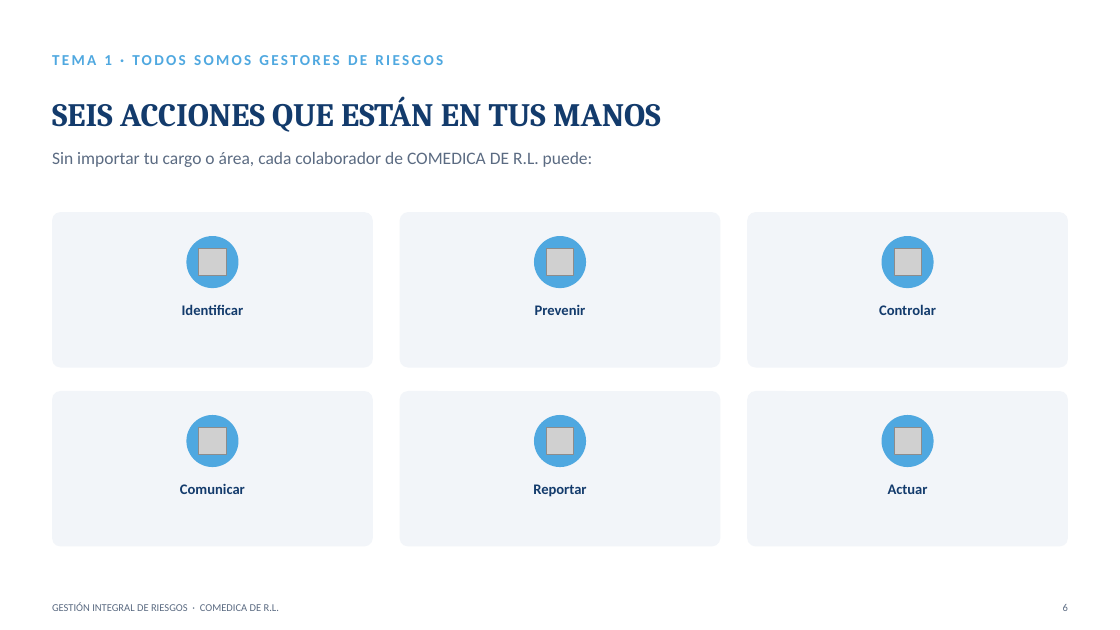
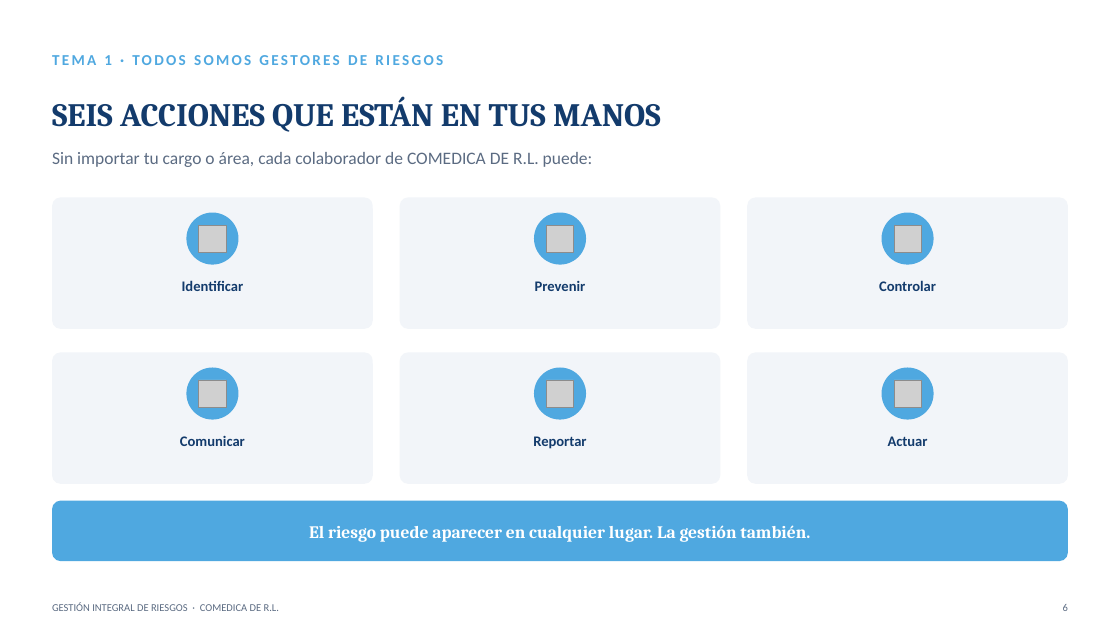
Before and after one commit to menjivar201280/riesgo, a slide deck: slide 6 of capacitacion-riesgos-2025/CAPACITACION_RIESGOS_2025.pptx. Drawn at 1120x630 pixels with LibreOffice and Linux fonts; fonts in the diff are those of the drawing; grey boxes stand for pictures. Boxes give left, top, right and bottom in pixels: in the first picture for what was removed or moved away, otherwise in the second. Text is boxed around its words. In the diff, an @@ line names an element or a change of style, - is before the commit and + after.

```diff
--- a/capacitacion-riesgos-2025/CAPACITACION_RIESGOS_2025.pptx
+++ b/capacitacion-riesgos-2025/CAPACITACION_RIESGOS_2025.pptx
@@ rounded rectangle: place and size @@
-rounded rectangle at (52, 212, 373, 367)
+rounded rectangle at (52, 197, 373, 329)
@@ rounded rectangle: place and size @@
-rounded rectangle at (400, 212, 721, 367)
+rounded rectangle at (400, 197, 721, 329)
@@ rounded rectangle: place and size @@
-rounded rectangle at (748, 212, 1069, 367)
+rounded rectangle at (748, 197, 1069, 329)
@@ 3 pictures, 3 texts, 3 ellipses: place and size @@
-3 pictures, 3 texts, 3 ellipses at (182, 236, 936, 315)
+3 pictures, 3 texts, 3 ellipses at (182, 213, 936, 291)
@@ rounded rectangle: place and size @@
-rounded rectangle at (52, 392, 373, 547)
+rounded rectangle at (52, 353, 373, 484)
@@ rounded rectangle: place and size @@
-rounded rectangle at (400, 392, 721, 547)
+rounded rectangle at (400, 353, 721, 484)
@@ proportions changed in 6 elements at (400, 197, 721, 329), (748, 197, 1069, 329), (52, 197, 373, 329), (52, 353, 373, 484), (400, 353, 721, 484), (748, 353, 1069, 484) @@
@@ rounded rectangle: place and size @@
-rounded rectangle at (748, 392, 1069, 547)
+rounded rectangle at (748, 353, 1069, 484)
@@ 3 texts, 3 ellipses: place and size @@
-3 texts, 3 ellipses at (180, 415, 933, 497)
+3 texts, 3 ellipses at (180, 368, 933, 449)
@@ 3 pictures: place and size @@
-3 pictures at (199, 428, 921, 455)
+3 pictures at (199, 380, 921, 407)
@@ rounded rectangle added at (52, 501, 1068, 561), fill #4FA8E0 @@
@@ text added at (309, 525, 810, 542), 15 pt, text #FFFFFF, bold @@
+El riesgo puede aparecer en cualquier lugar. La gestión también.
```
Also in this commit, not shown: 26 other slides changed, 15 slides removed.
